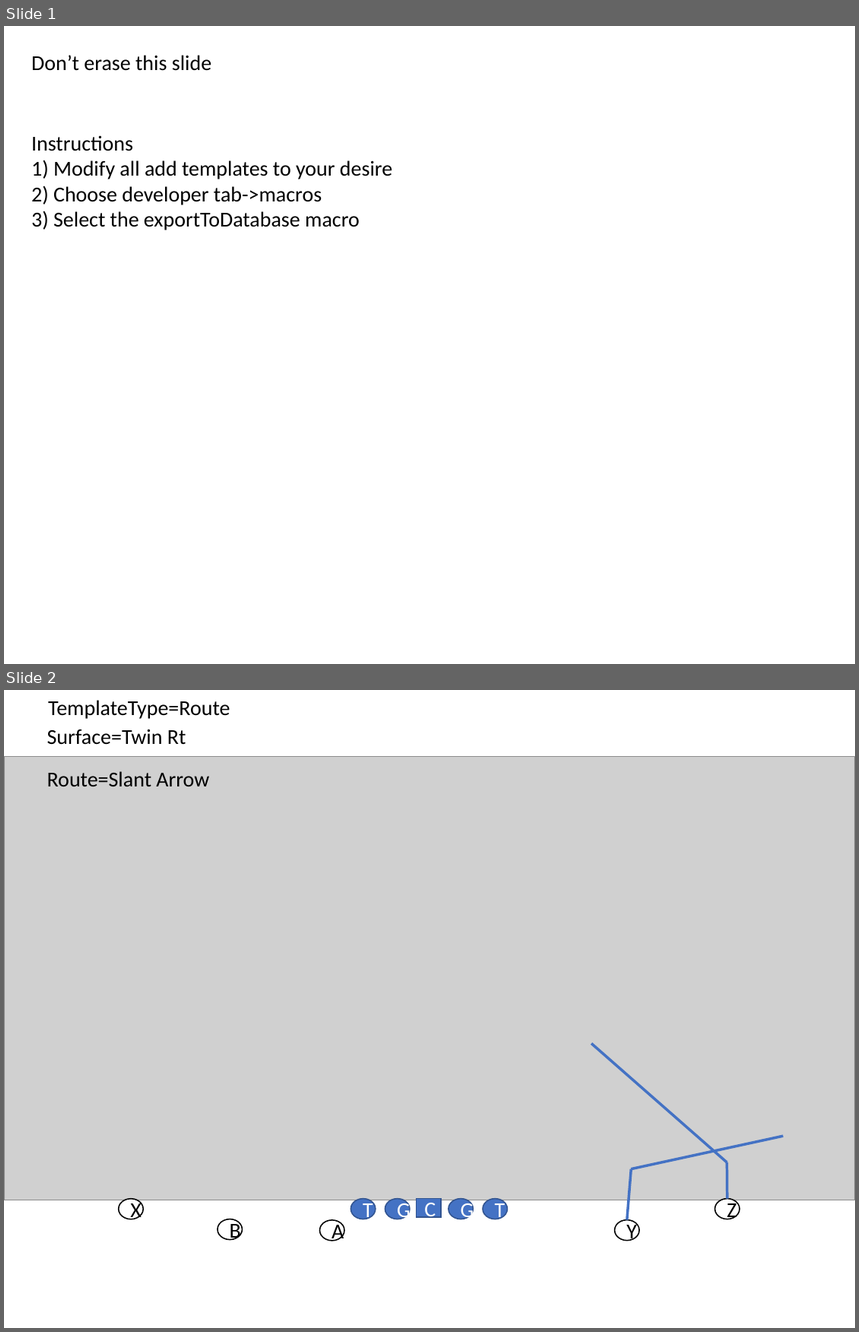
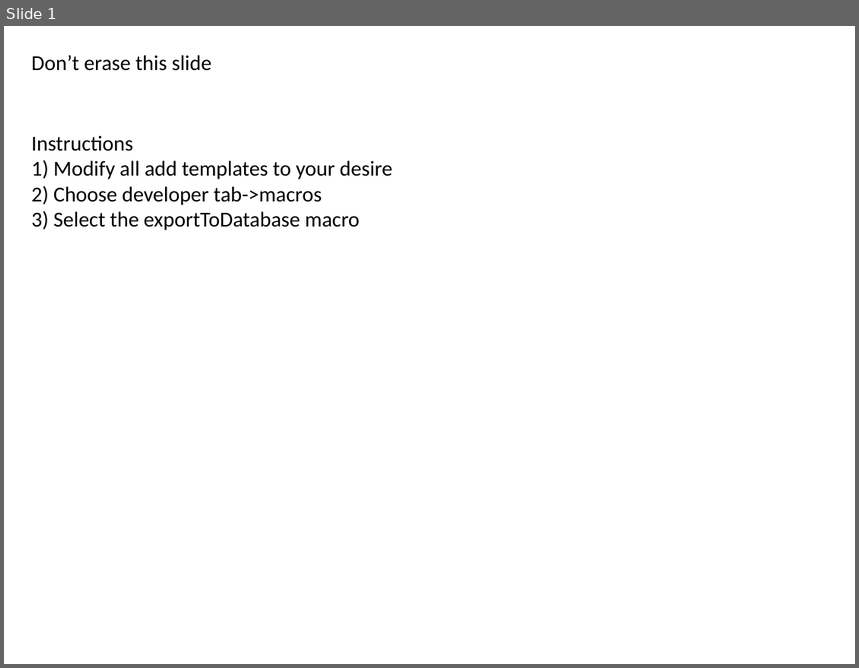
Before and after one commit to Aceplace/VBAScoutCard2, a slide deck: TemplateCreator.pptm. Shown one above the other, each under a label of ours: slides 1 and 2 before the commit, slide 1 after it. The pictures are 859x1332 and 859x668 pixels, drawn with LibreOffice and Linux fonts; fonts in the diff are those of the drawing; grey boxes stand for pictures. Boxes give left, top, right and bottom in pixels: in the first picture for what was removed or moved away, otherwise in the second. Text is boxed around its words. In the diff, an @@ line names an element or a change of style, - is before the commit and + after.

Commit message:
Route template generator active

```diff
--- a/TemplateCreator.pptm
+++ b/TemplateCreator.pptm
@@ slide 2 removed at <box>4,690,855,1328</box>, background #FFFFFF @@
@@ text removed at <box>48,700,230,719</box> @@
-TemplateType=Route
@@ text removed at <box>47,729,186,745</box> @@
-Surface=Twin Rt
@@ picture removed at <box>4,756,855,1200</box> @@
@@ text removed at <box>47,771,209,787</box> @@
-Route=Slant Arrow
@@ line removed from (728, 1163) to (591, 1044) @@
@@ line removed from (631, 1170) to (784, 1136) @@
@@ line removed from (728, 1199) to (728, 1163) @@
@@ line removed from (627, 1220) to (631, 1170) @@
@@ ellipse removed at <box>119,1199,144,1220</box> @@
-X
@@ ellipse removed at <box>351,1199,375,1220</box> @@
-T
@@ ellipse removed at <box>386,1199,410,1220</box> @@
-G
@@ rectangle removed at <box>416,1199,441,1217</box> @@
-C
@@ ellipse removed at <box>449,1199,473,1220</box> @@
-G
@@ ellipse removed at <box>482,1199,507,1220</box> @@
-T
@@ ellipse removed at <box>715,1199,740,1220</box> @@
-Z
@@ ellipse removed at <box>218,1220,243,1240</box> @@
-B
@@ ellipse removed at <box>320,1220,344,1241</box> @@
-A
@@ ellipse removed at <box>615,1220,640,1241</box> @@
-Y
```
Also in this commit, not shown: 2 other slides removed, 1 other file.
